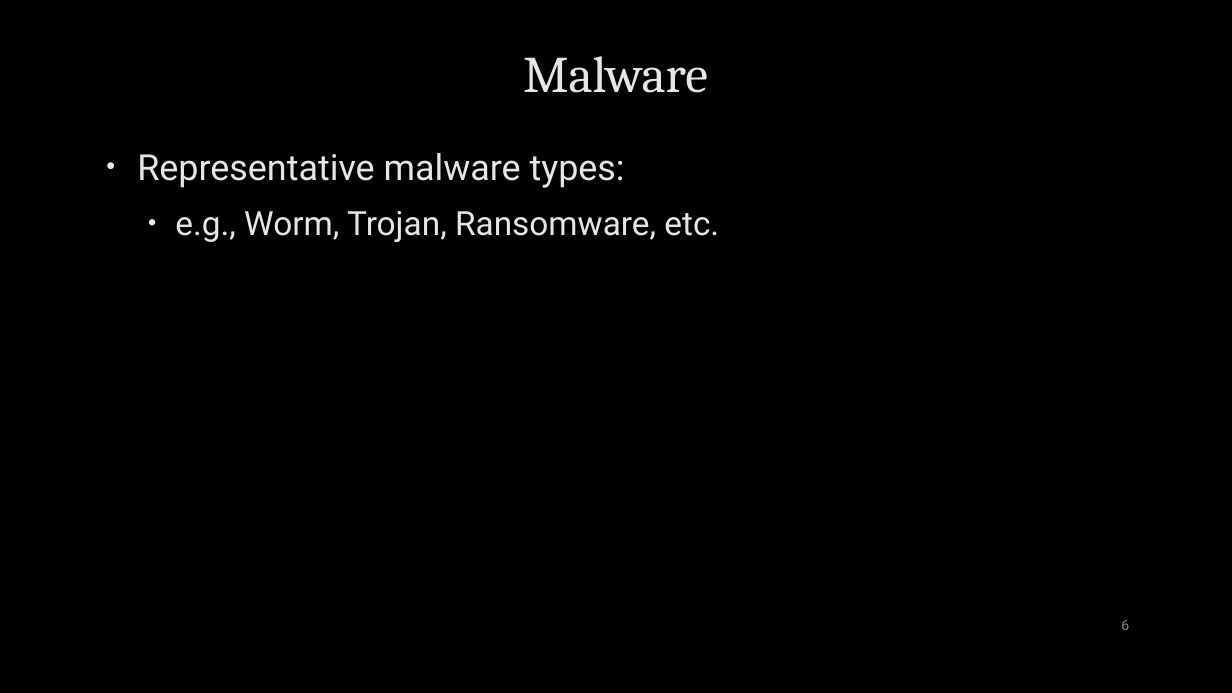
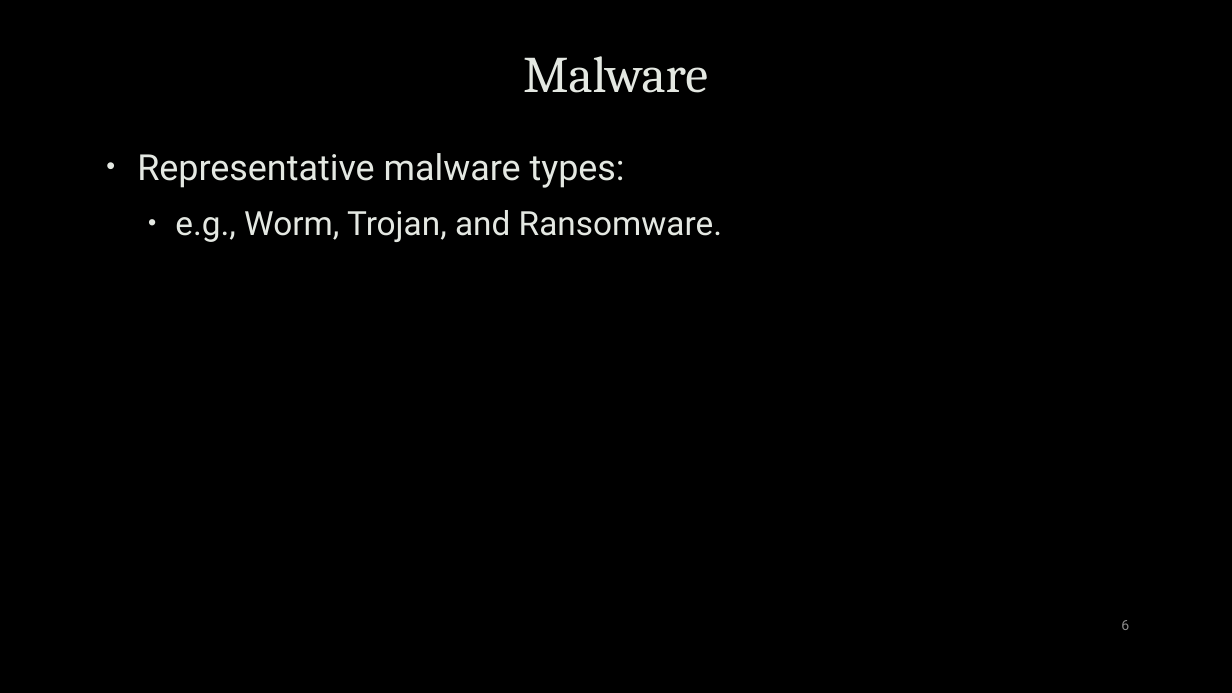
Before and after one commit to uwacyber/cits1003, a slide deck: slide 6 of cits1003-lecture_slides/CITS1003-4 Threats-exercises.pptx. Drawn at 1232x693 pixels with LibreOffice and Linux fonts; fonts in the diff are those of the drawing; background and template pictures are left out. Boxes give left, top, right and bottom in pixels: in the first picture for what was removed or moved away, otherwise in the second. Text is boxed around its words. In the diff, an @@ line names an element or a change of style, - is before the commit and + after.

```diff
--- a/cits1003-lecture_slides/CITS1003-4 Threats-exercises.pptx
+++ b/cits1003-lecture_slides/CITS1003-4 Threats-exercises.pptx
@@ text at <box>175,210,722,242</box>: text changed @@
-  • e.g., Worm, Trojan, Ransomware, etc.
+  • e.g., Worm, Trojan, and Ransomware.
```
Also in this commit, not shown: 8 other slides changed, 2 slides added.
